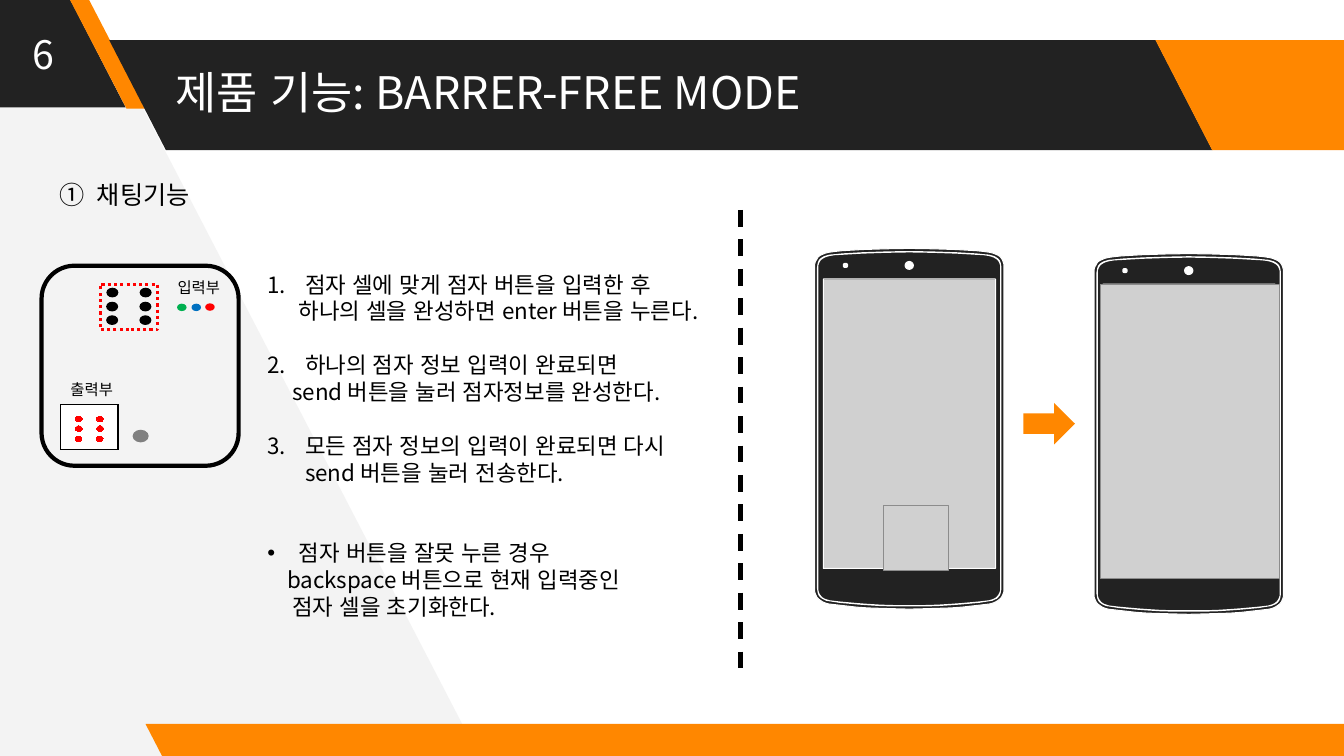
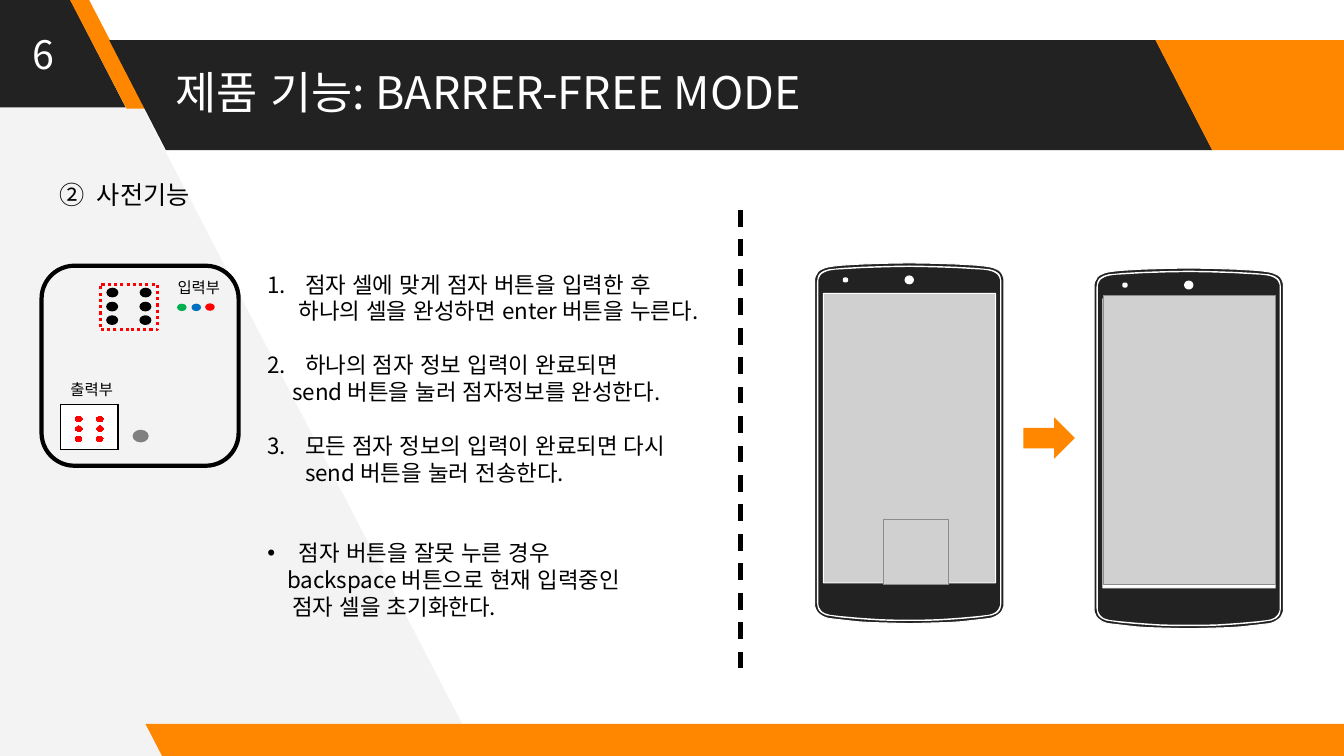
Before and after one commit to Huffon/2019_Capstone_bee, a slide deck: slide 8 of docs/8_Final Presentation Panel.pptx (slide 6 before the commit). Drawn at 1344x756 pixels with LibreOffice and Linux fonts; fonts in the diff are those of the drawing; grey boxes stand for pictures. Boxes give left, top, right and bottom in pixels: in the first picture for what was removed or moved away, otherwise in the second. Text is boxed around its words. In the diff, an @@ line names an element or a change of style, - is before the commit and + after.

```diff
--- a/docs/8_Final Presentation Panel.pptx
+++ b/docs/8_Final Presentation Panel.pptx
@@ text at box(97, 183, 190, 206): text changed @@
-1. 채팅기능
+2. 사전기능
@@ picture: place and size @@
-picture at box(1101, 284, 1280, 579)
+picture at box(1104, 295, 1275, 585)
@@ 2 pictures, 2 freeform shapes, 1 right arrow: place and size @@
-2 pictures, 2 freeform shapes, 1 right arrow at box(815, 248, 1284, 615)
+2 pictures, 2 freeform shapes, 1 right arrow at box(815, 263, 1284, 629)
```
Also in this commit, not shown: 1 other slide changed, 2 slides added.
